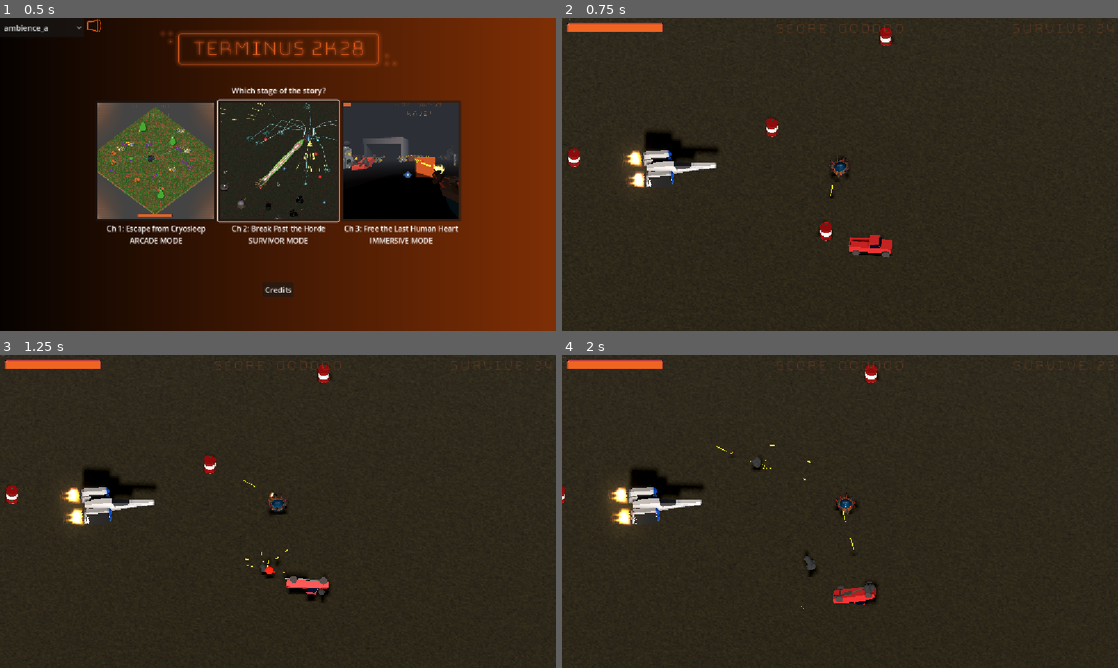
Above: before the commit, frames 1-4 (two rows, left to right).
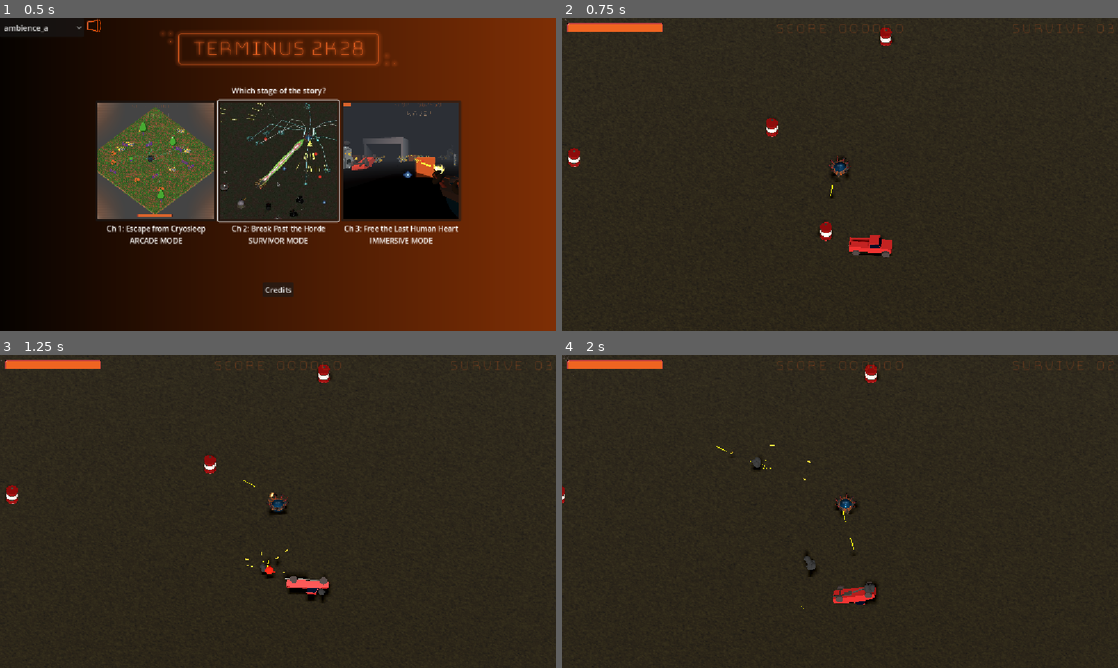
Above: after the commit, the same moments.

Repository: Gamkedo/terminus-2k28
Game: Godot game, scene res://level_menu.tscn
Same seed, same stepped clock (60 frames per second), same inputs: the game is played once before the commit and once after it.
Inputs (mouse positions are in pixels of both pictures, inside the frame that each line leads up to):
- Up to frame 1 (0.5 s): no input
- Up to frame 2 (0.75 s): click (840, 161) at 0.5 s
- Up to frame 3 (1.25 s): no input
- Up to frame 4 (2 s): move the mouse to (962, 495) at 1.27 s; press the mouse at (962, 495) at 1.28 s; hold D (walk_right) from 1.28 s (still down)

Frame 1 is identical in both runs. In frame 2, 1.5% of the frame differs, in the area x 0-100%, y 0-55%; in frame 3, 1.6%; in frame 4, 1.7%.

Commit message:
WIP flyover animation keyframes (doesn't yet trigger, new to this part of godot)

Diff:
--- a/Scenes - Levels/areaSurvivor.tscn
+++ b/Scenes - Levels/areaSurvivor.tscn
@@ -43,6 +43,43 @@
 glow_enabled = true
 adjustment_enabled = true
 
+[sub_resource type="Animation" id="Animation_6w6bc"]
+length = 2.0
+tracks/0/type = "value"
+tracks/0/imported = false
+tracks/0/enabled = true
+tracks/0/path = NodePath(".:position")
+tracks/0/interp = 1
+tracks/0/loop_wrap = true
+tracks/0/keys = {
+"times": PackedFloat32Array(0),
+"transitions": PackedFloat32Array(1),
+"update": 0,
+"values": [Vector3(-43.765762, 9.2971325, 45.400665)]
+}
+
+[sub_resource type="Animation" id="Animation_xetuu"]
+resource_name = "rescue"
+length = 2.0
+tracks/0/type = "value"
+tracks/0/imported = false
+tracks/0/enabled = true
+tracks/0/path = NodePath(".:position")
+tracks/0/interp = 1
+tracks/0/loop_wrap = true
+tracks/0/keys = {
+"times": PackedFloat32Array(0, 1, 2),
+"transitions": PackedFloat32Array(1, 1, 1),
+"update": 0,
+"values": [Vector3(-43.765762, 9.2971325, 45.400665), Vector3(2.151927, 1.3857841, -2.5341797), Vector3(34.254303, 9.273647, -37.505253)]
+}
+
+[sub_resource type="AnimationLibrary" id="AnimationLibrary_6w6bc"]
+_data = {
+&"RESET": SubResource("Animation_6w6bc"),
+&"rescue": SubResource("Animation_xetuu")
+}
+
 [node name="SurvivorScene" type="Node3D" unique_id=881090372]
 
 [node name="Environment" type="Node3D" parent="." unique_id=1062489120]
@@ -71,6 +108,13 @@
 projection = 1
 size = 54.271
 script = ExtResource("3_42ddl")
+
+[node name="AnimationPlayer" type="AnimationPlayer" parent="Camera3D" unique_id=917002207]
+root_node = NodePath("EndingFlyoverAircraft")
+libraries/ = SubResource("AnimationLibrary_6w6bc")
+
+[node name="EndingFlyoverAircraft" parent="Camera3D/AnimationPlayer" unique_id=2023012809 instance=ExtResource("18_eq1ps")]
+transform = Transform3D(-0.76714236, 0, 0.6414775, 1.4901161e-07, 1, 1.3783574e-07, -0.64147764, 0, -0.7671419, -43.765762, 9.2971325, 45.400665)
 
 [node name="Player" parent="." unique_id=935553468 instance=ExtResource("2_hcq85")]
 auto_fire = true
@@ -144,9 +188,6 @@
 offset_left = 389.0
 offset_right = 389.0
 grow_horizontal = 2
-
-[node name="Ending Flyover Aircraft (WIP)" parent="SurvivorMode TimerAndEndingAnim" unique_id=2023012809 instance=ExtResource("18_eq1ps")]
-transform = Transform3D(-0.76714194, 0, 0.64147747, 0, 1, 0, -0.64147747, 0, -0.76714194, -14.684528, 7.6975307, 22.373508)
 
 [node name="CanvasLayer" type="CanvasLayer" parent="SurvivorMode TimerAndEndingAnim" unique_id=2014492969]
 script = ExtResource("20_xetuu")
@@ -165,6 +206,6 @@
 horizontal_alignment = 2
 
 [node name="TimerKeeper" type="Timer" parent="SurvivorMode TimerAndEndingAnim/CanvasLayer" unique_id=134845927]
-wait_time = 25.0
+wait_time = 4.0
 one_shot = true
 autostart = true
--- a/Scripts/gameplay/world/survivor_countdown.gd
+++ b/Scripts/gameplay/world/survivor_countdown.gd
@@ -10,4 +10,7 @@
 	timer.start()
 
 func _process(delta):
-	label.text = "SURVIVE: %02d" % int(timer.time_left)
+	if timer.time_left <= 0.0:
+		label.text = "RESCUE COMING!"
+	else:
+		label.text = "SURVIVE: %02d" % int(timer.time_left)
